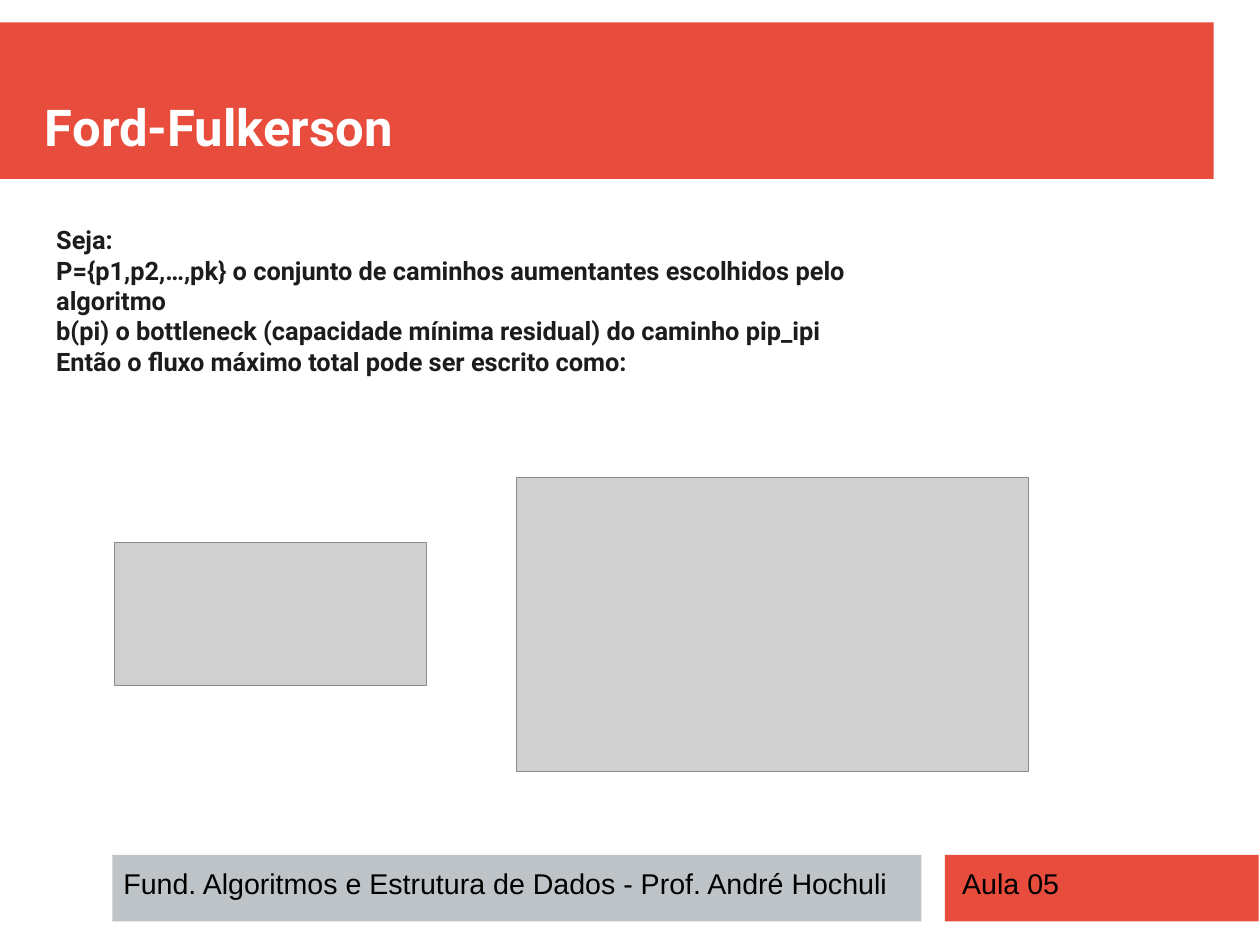
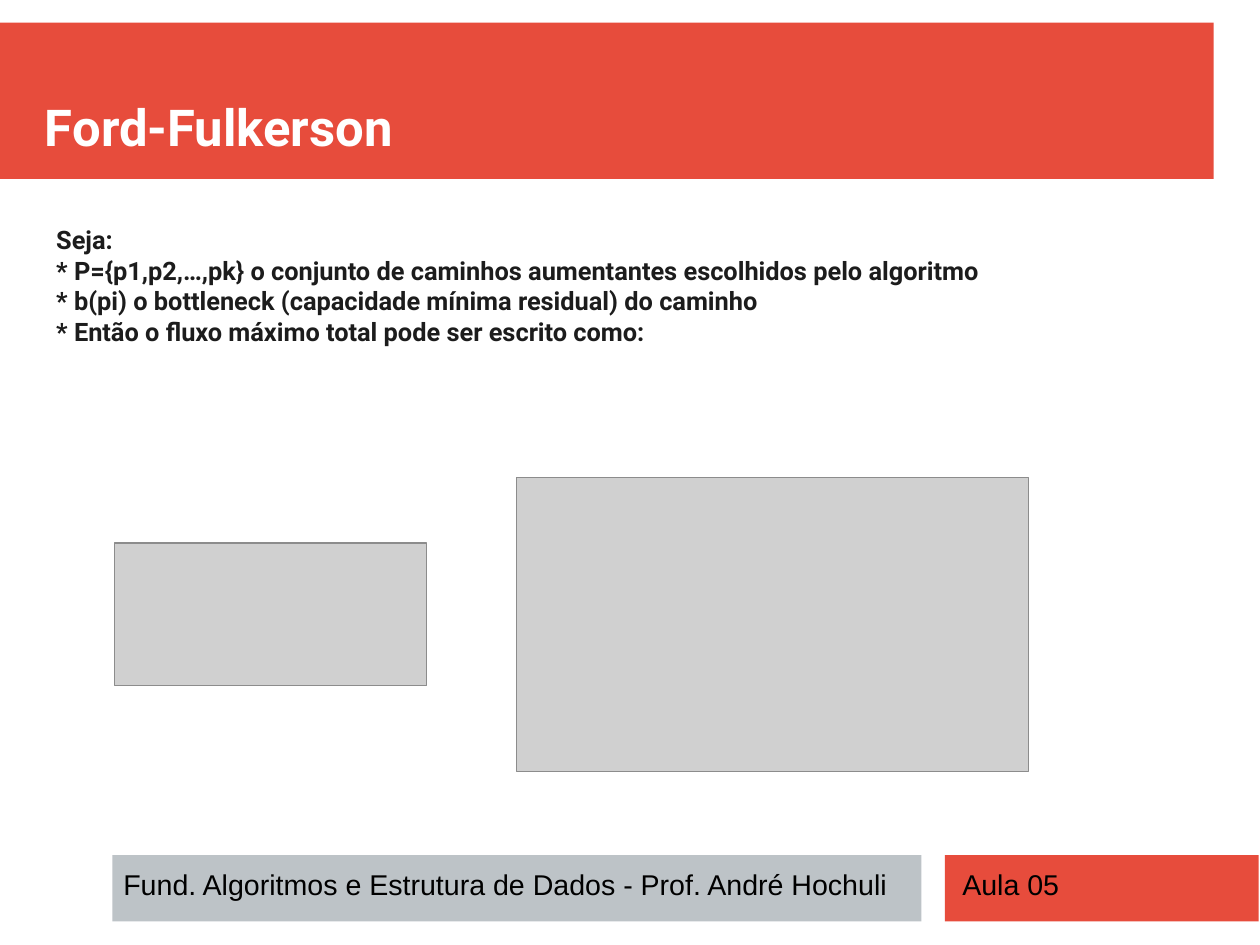
Before and after one commit to andrehochuli/teaching, a slide deck: slide 6 of DataStructuresAndAlgorithms/Lecture 06 - Graphs - Max Flow/Lecture 06 - Graphs - Max Flow.pptx. Drawn at 1260x945 pixels with LibreOffice and Linux fonts; fonts in the diff are those of the drawing; grey boxes stand for pictures. Boxes give left, top, right and bottom in pixels: in the first picture for what was removed or moved away, otherwise in the second. Text is boxed around its words. In the diff, an @@ line names an element or a change of style, - is before the commit and + after.

```diff
--- a/DataStructuresAndAlgorithms/Lecture 06 - Graphs - Max Flow/Lecture 06 - Graphs - Max Flow.pptx
+++ b/DataStructuresAndAlgorithms/Lecture 06 - Graphs - Max Flow/Lecture 06 - Graphs - Max Flow.pptx
@@ text at (x1=74, y1=260, x2=979, y2=346): text changed @@
-P={p1,p2,…,pk} o conjunto de caminhos aumentantes escolhidos pelo algoritmo
-b(pi) o bottleneck (capacidade mínima residual) do caminho pip_ipi
-Então o fluxo máximo total pode ser escrito como:
+* P={p1,p2,…,pk} o conjunto de caminhos aumentantes escolhidos pelo algoritmo
+* b(pi) o bottleneck (capacidade mínima residual) do caminho
+* Então o fluxo máximo total pode ser escrito como:
```
Also in this commit, not shown: 1 other slide changed, 1 other file.
